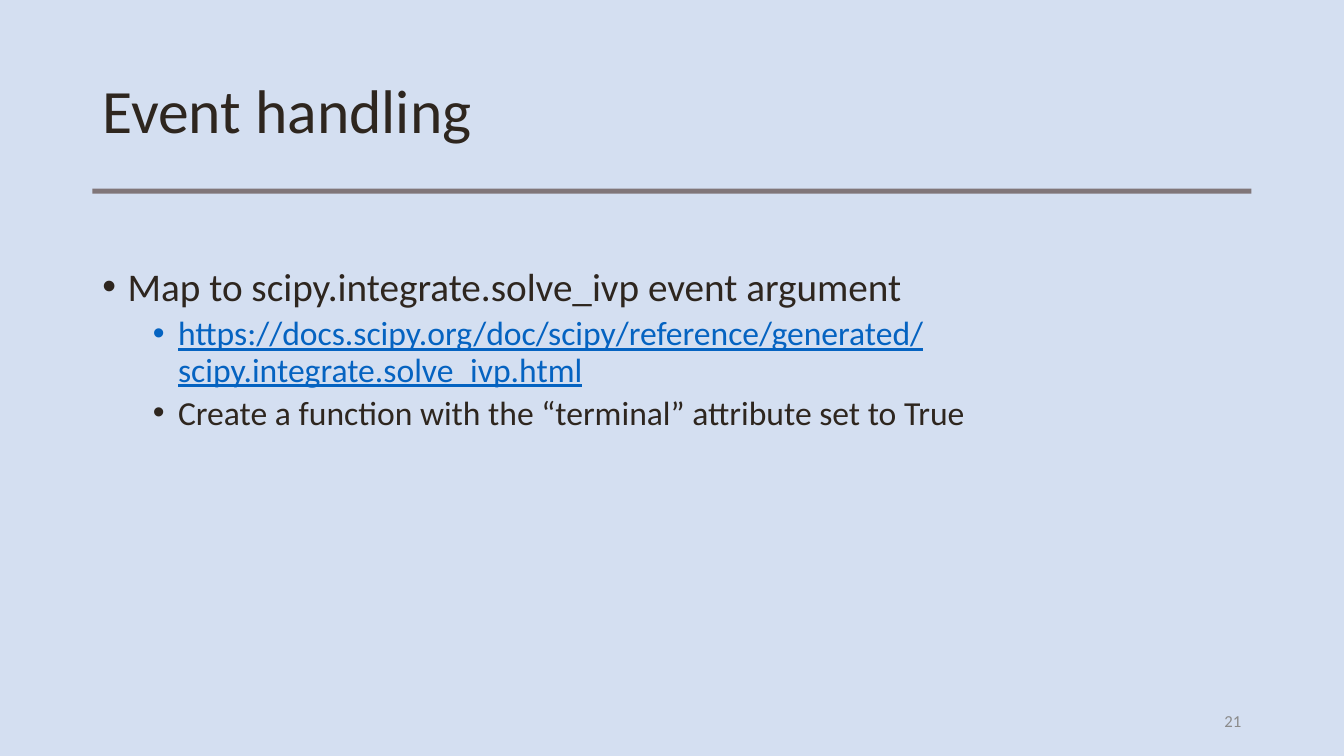
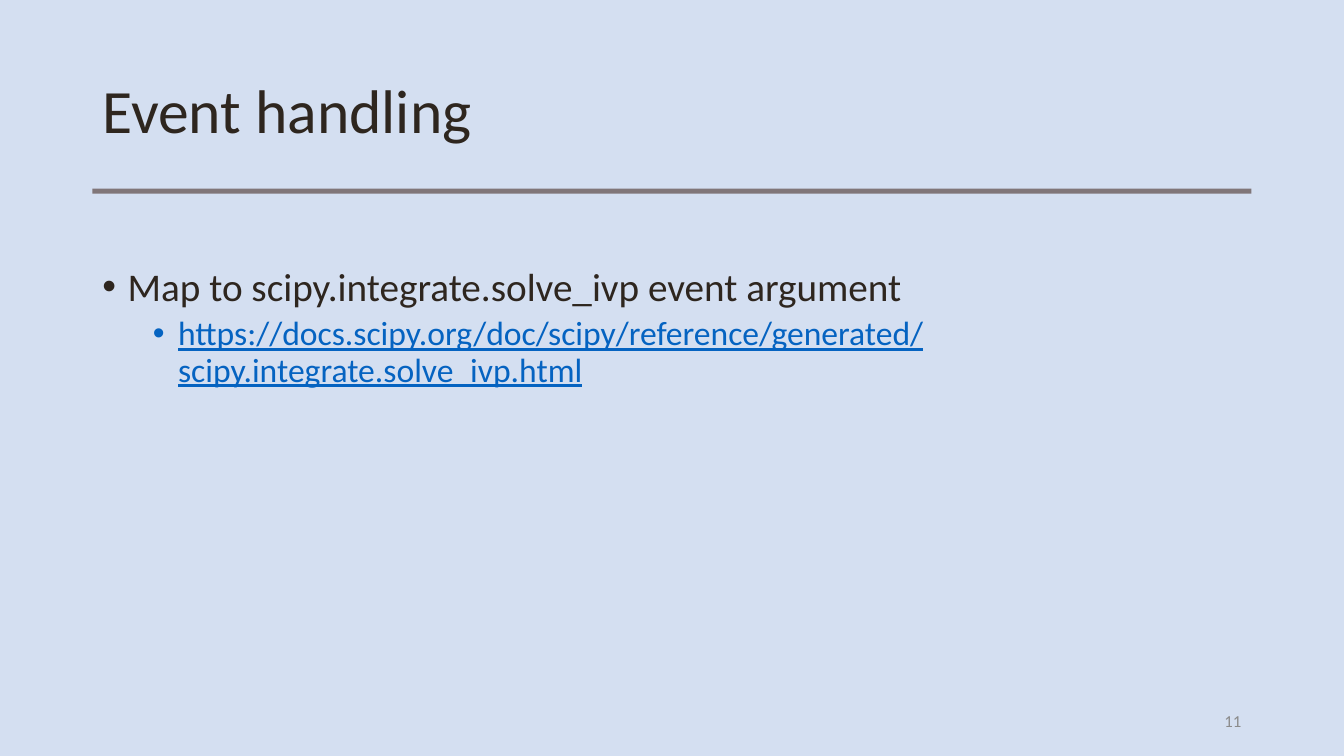
Before and after one commit to russellnjk/dunlin, a slide deck: slide 11 of dunlin_about.pptx (slide 21 before the commit). Drawn at 1344x756 pixels with LibreOffice and Linux fonts; fonts in the diff are those of the drawing. Boxes give left, top, right and bottom in pixels: in the first picture for what was removed or moved away, otherwise in the second. Text is boxed around its words. In the diff, an @@ line names an element or a change of style, - is before the commit and + after.

```diff
--- a/dunlin_about.pptx
+++ b/dunlin_about.pptx
@@ text at box(178, 401, 964, 426): paragraph removed @@
-  • Create a function with the “terminal” attribute set to True
@@ page number at box(1224, 716, 1241, 727): text changed @@
-21
+11
```
Also in this commit, not shown: 2 other slides changed, 3 slides removed, 27 other files.
